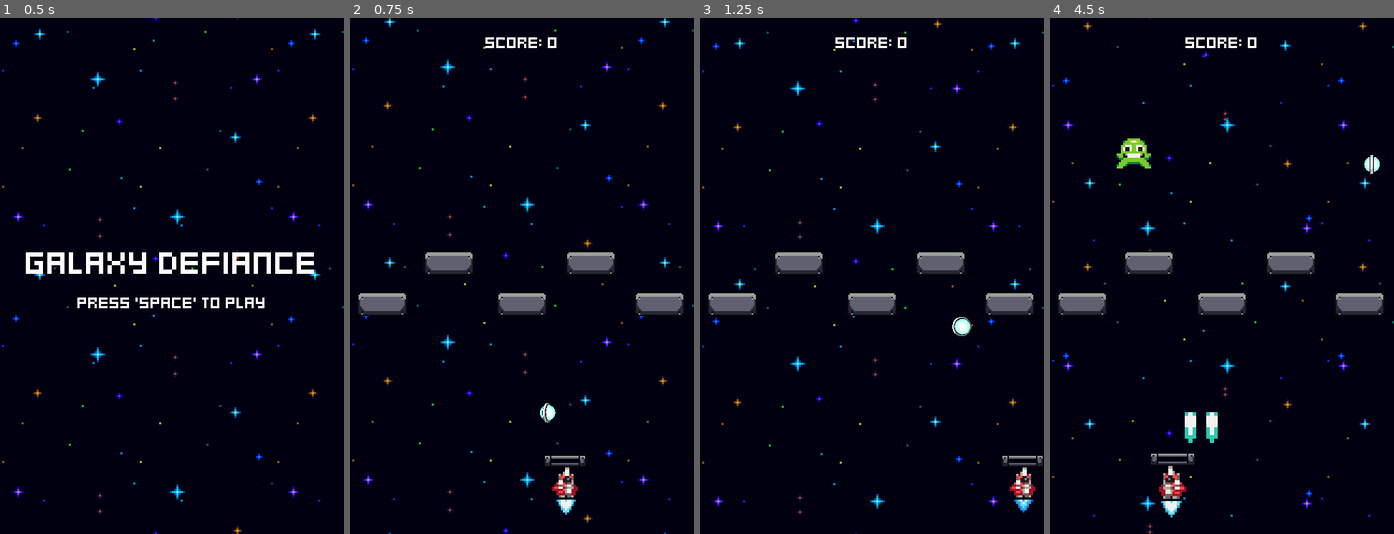
Above: before the commit, frames 1-4 (left to right).
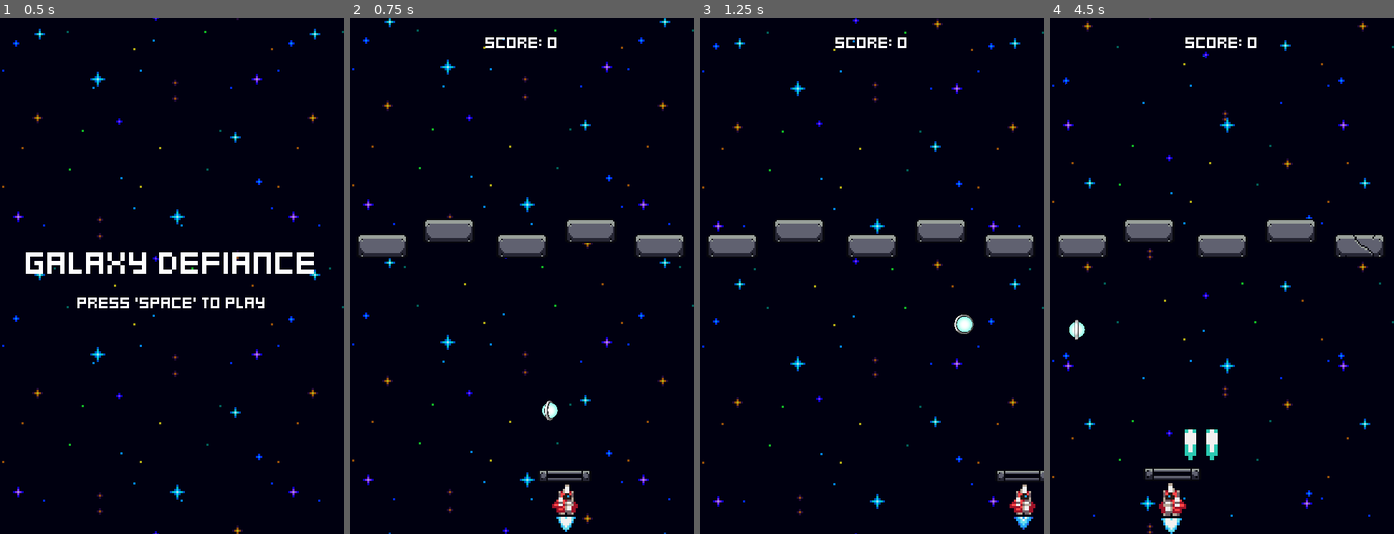
Above: after the commit, the same moments.

Repository: Wilthos/Brick-Break-Space-Shooter-Project
Game: Godot game, scene res://menus/menu.tscn
Two runs of this game, one before a commit and one after it. Both use one fixed random seed, a clock stepped at 60 frames per second and the inputs below.
Inputs:
- Up to frame 1 (0.5 s): no input
- Up to frame 2 (0.75 s): tap Space (Fire) at 0.5 s; hold Right (ui_right) from 0.53 s (still down); tap Enter (ui_accept) at 0.6 s
- Up to frame 3 (1.25 s): keep holding Right (ui_right); tap Enter (ui_accept) at 0.77, 1.07 s
- Up to frame 4 (4.5 s): release Right (ui_right) at 1.28 s; hold Left (ui_left) 1.28-2.03 s; tap Space (Fire) at 1.35, 2.85, 4.35 s; tap Enter (ui_accept) at 1.52, 1.55, 1.82, 2.1, 3.02, 3.05, 3.32, 3.6, 3.77, 4.07 s; hold Right (ui_right) 2.03-3.53 s; hold Left (ui_left) from 3.53 s (still down)

Frame 1 is identical in both runs. In frame 2, 6.6% of the frame differs, in the area x 2-97%, y 38-100%; in frame 3, 6.6%; in frame 4, 7.7%, in the area x 2-97%, y 23-100%.

Commit message:
Upgraded Collision Physics + Minor Changes
Updated physics is now used to bounce the ball off the Bricks and PlayerPaddle. The behavior of the bounce now depends on how far from the center of the brick or paddle the ball hits the center. I also made the paddle a bit bigger.

Diff:
--- /dev/null
+++ b/bricks/blue_brick.gd
@@ -0,0 +1,5 @@
+extends Brick
+
+# Called when the node enters the scene tree for the first time.
+func _ready() -> void:
+	super() # Run everything in the parent _ready() func
--- a/bricks/blue_brick.tscn
+++ b/bricks/blue_brick.tscn
@@ -1,7 +1,10 @@
-[gd_scene load_steps=6 format=3 uid="uid://b5uev8sljra78"]
+[gd_scene load_steps=9 format=3 uid="uid://b5uev8sljra78"]
 
 [ext_resource type="PackedScene" uid="uid://dxiaq4p5nmrcd" path="res://bricks/brick.tscn" id="1_54rut"]
 [ext_resource type="Texture2D" uid="uid://cqjksmmko6vp0" path="res://assets/Bricks/Blue/blue_brick_max.png" id="2_6cx2i"]
+[ext_resource type="Script" path="res://bricks/blue_brick.gd" id="2_roxg2"]
+[ext_resource type="Texture2D" uid="uid://lhpfn2jyugka" path="res://assets/Bricks/Blue/blue_brick_half.png" id="4_t57sl"]
+[ext_resource type="Texture2D" uid="uid://d3fxb6rty70gn" path="res://assets/Bricks/Blue/blue_brick_min.png" id="5_yk8k5"]
 
 [sub_resource type="RectangleShape2D" id="RectangleShape2D_mu5jo"]
 size = Vector2(23.1423, 10.6229)
@@ -10,10 +13,26 @@
 animations = [{
 "frames": [{
 "duration": 1.0,
+"texture": ExtResource("4_t57sl")
+}],
+"loop": false,
+"name": &"half",
+"speed": 5.0
+}, {
+"frames": [{
+"duration": 1.0,
 "texture": ExtResource("2_6cx2i")
 }],
 "loop": false,
-"name": &"default",
+"name": &"max",
+"speed": 5.0
+}, {
+"frames": [{
+"duration": 1.0,
+"texture": ExtResource("5_yk8k5")
+}],
+"loop": true,
+"name": &"min",
 "speed": 5.0
 }]
 
@@ -21,6 +40,7 @@
 size = Vector2(31.6994, 15.1775)
 
 [node name="BlueBrick" instance=ExtResource("1_54rut")]
+script = ExtResource("2_roxg2")
 
 [node name="CollisionShape2D" parent="." index="0"]
 position = Vector2(0.0427699, 0.321397)
@@ -30,6 +50,8 @@
 position = Vector2(0.0526412, 0.342178)
 scale = Vector2(0.743367, 0.757844)
 sprite_frames = SubResource("SpriteFrames_5d2xk")
+animation = &"max"
+autoplay = "max"
 
 [node name="CollisionShape2D" type="CollisionShape2D" parent="HurtboxComponent" index="0"]
 position = Vector2(0.0580235, 0.347831)
--- a/bricks/brick.gd
+++ b/bricks/brick.gd
@@ -1,16 +1,31 @@
 class_name Brick
-extends Node2D
+extends RigidBody2D
 
 @onready var stats_component: StatsComponent = $StatsComponent
 @onready var score_component: ScoreComponent = $ScoreComponent
 @onready var hurtbox_component: HurtboxComponent = $HurtboxComponent
-@onready var scale_component: ScaleComponent = $ScaleComponent
+#@onready var scale_component: ScaleComponent = $ScaleComponent
 @onready var flash_component: FlashComponent = $FlashComponent
 @onready var shake_component: ShakeComponent = $ShakeComponent
 @onready var variable_pitch_audio_stream_player: VariablePitchAudioStreamPlayer = $VariablePitchAudioStreamPlayer
+@onready var animated_sprite_2d: AnimatedSprite2D = $AnimatedSprite2D
+@onready var collision_shape_2d: CollisionShape2D = $CollisionShape2D
 
 
+var max_brick_health_flag = true
+var max_brick_health = 0
+
 func _ready() -> void:
+	# Get Max Health of the Brick and store for brick status textures
+	#print_debug(max_brick_health_flag)
+	#print_debug(max_brick_health)
+	if stats_component:
+		max_brick_health = stats_component.health
+		max_brick_health_flag = false
+		# this should only run once
+	#print_debug(max_brick_health_flag)
+	#print_debug(max_brick_health)
+
 	stats_component.no_health.connect(func():
 		score_component.adjust_score()
 		)
@@ -22,3 +37,19 @@
 		variable_pitch_audio_stream_player.play_with_variance()
 		#print("Green Enemy Health: ", stats_component.health)
 	)
+
+
+func _process(delta: float) -> void:
+	# Change the way a brick will look depending on its health levels
+	if ((stats_component.health/max_brick_health) <= (2./3.) && (stats_component.health/max_brick_health) > (1./3.)):
+		animated_sprite_2d.play("half")
+	elif (stats_component.health/max_brick_health) <= (1./3.):
+		animated_sprite_2d.play("min")
+
+
+func get_size():
+	print(collision_shape_2d.shape.get_rect().size)
+	return collision_shape_2d.shape.get_rect().size
+
+func get_width():
+	return get_size().x
--- a/bricks/brick.tscn
+++ b/bricks/brick.tscn
@@ -36,7 +36,7 @@
 
 [node name="StatsComponent" type="Node" parent="."]
 script = ExtResource("4_4nwio")
-health = 3
+health = 3.0
 
 [node name="FlashComponent" type="Node" parent="." node_paths=PackedStringArray("sprite")]
 script = ExtResource("6_veu71")
--- a/components/stats_component.gd
+++ b/components/stats_component.gd
@@ -3,7 +3,7 @@
 extends Node
 
 # Create the health variable and connect a setter
-@export var health: int = 1:
+@export var health: float = 1:
 	set(value):
 		health = value
 
--- a/default_bus_layout.tres
+++ b/default_bus_layout.tres
@@ -4,7 +4,7 @@
 bus/0/volume_db = -10.0692
 bus/1/name = &"Music"
 bus/1/solo = false
-bus/1/mute = false
+bus/1/mute = true
 bus/1/bypass_fx = false
 bus/1/volume_db = 0.0
 bus/1/send = &"Master"
--- a/enemies/enemy_generator.gd
+++ b/enemies/enemy_generator.gd
@@ -18,14 +18,14 @@
 
 # Called when the node enters the scene tree for the first time.
 func _ready() -> void:
-	green_enemy_spawn_timer.timeout.connect(handle_spawn.bind(GreenEnemyScene,green_enemy_spawn_timer))
-	yellow_enemy_spawn_timer.timeout.connect(handle_spawn.bind(YellowEnemyScene,yellow_enemy_spawn_timer,5.0))
-	pink_enemy_spawn_timer.timeout.connect(handle_spawn.bind(PinkEnemyScene,pink_enemy_spawn_timer,10.0))
+	#green_enemy_spawn_timer.timeout.connect(handle_spawn.bind(GreenEnemyScene,green_enemy_spawn_timer))
+	#yellow_enemy_spawn_timer.timeout.connect(handle_spawn.bind(YellowEnemyScene,yellow_enemy_spawn_timer,5.0))
+	#pink_enemy_spawn_timer.timeout.connect(handle_spawn.bind(PinkEnemyScene,pink_enemy_spawn_timer,10.0))
 
 	game_stats.score_changed.connect(func(new_score: int):
-		if new_score > 10:
+		if new_score > 100:
 			yellow_enemy_spawn_timer.process_mode = Node.PROCESS_MODE_INHERIT
-		if new_score > 50:
+		if new_score > 500:
 			pink_enemy_spawn_timer.process_mode = Node.PROCESS_MODE_INHERIT
 		)
 
--- a/enemies/enemy_generator.tscn
+++ b/enemies/enemy_generator.tscn
@@ -18,13 +18,13 @@
 script = ExtResource("2_h172f")
 
 [node name="GreenEnemySpawnTimer" type="Timer" parent="."]
-wait_time = 2.0
+wait_time = 4.0
 one_shot = true
 autostart = true
 
 [node name="YellowEnemySpawnTimer" type="Timer" parent="."]
 process_mode = 4
-wait_time = 5.0
+wait_time = 6.0
 one_shot = true
 autostart = true
 
--- a/enemies/green_enemy.tscn
+++ b/enemies/green_enemy.tscn
@@ -47,7 +47,7 @@
 frame_progress = 0.70299
 
 [node name="StatsComponent" parent="." index="1"]
-health = 3
+health = 3.0
 
 [node name="MoveComponent" parent="." index="2"]
 velocity = Vector2(0, 40)
--- a/enemies/yellow_enemy.tscn
+++ b/enemies/yellow_enemy.tscn
@@ -42,7 +42,7 @@
 frame_progress = 0.148763
 
 [node name="StatsComponent" parent="." index="1"]
-health = 6
+health = 6.0
 
 [node name="MoveComponent" parent="." index="2"]
 velocity = Vector2(0, 10)
--- a/player_ball/player_ball.gd
+++ b/player_ball/player_ball.gd
@@ -1,8 +1,15 @@
 class_name PlayerBall
 extends CharacterBody2D
 
+
+const VELOCITY_LIMIT = 50
+
 @export var ball_speed = 50
-@onready var player_paddle: PlayerPaddle = $Anchor/PlayerPaddle
+@export var speed_multiplier = 1.0
+
+var last_collider_id
+
+#@onready var player_paddle: PlayerPaddle = $Anchor/PlayerPaddle
 @onready var collision_shape_2d: CollisionShape2D = $CollisionShape2D
 @onready var visible_on_screen_notifier_2d: VisibleOnScreenNotifier2D = $VisibleOnScreenNotifier2D
 @onready var hurtbox_component: HurtboxComponent = $HurtboxComponent
@@ -25,9 +32,66 @@
 
 func _physics_process(delta):
 	var collision = move_and_collide(move_component.velocity * delta)
+
 	if(!collision):
 		return
 
-	#print_debug("v before ",velocity)
-	move_component.velocity = move_component.velocity.bounce(collision.get_normal())
-	#print_debug("v After ", velocity)
+	var collider = collision.get_collider()
+
+	#if (collider is Brick):
+	if (collider is Brick or collider is PlayerPaddle):
+		print_debug("Velocity Before: ", move_component.velocity)
+		ball_collision(collider)
+		print_debug("Velocity After: ", move_component.velocity)
+	else:
+		move_component.velocity = move_component.velocity.bounce(collision.get_normal())
+
+
+func ball_collision(collider):
+	print("Collider: ", collider)
+	#var ball_width = collision_shape_2d.shape.get_rect().size.x
+	var ball_center_x = global_position.x
+	var collider_width = collider.get_width()
+	var collider_center_x = collider.global_position.x
+
+	var velocity_xy = move_component.velocity.length()
+
+	print_debug("velocity_xy: ",velocity_xy)
+	print_debug("collider_width: ",collider_width)
+	print_debug("collider_center_x: ", collider_center_x)
+	print_debug("ball_center_x: ", ball_center_x)
+
+#	 // Calculate the position of the ball relative to the center of
+#	// the paddle, and express this as a number between -1 and +1.
+#	// (Note: collisions at the ends of the paddle may exceed this
+#	// range, but that is fine.)
+	var collision_x = ((ball_center_x - (collider_center_x)) / (collider_width / 2))
+	print_debug("collision_x: ", collision_x)
+
+	var new_velocity = Vector2(0,0)
+
+#	  // Let the new X speed be proportional to the ball position on
+#	// the paddle.  Also make it relative to the original speed and
+#	// limit it by the influence factor defined above.
+	new_velocity.x = velocity_xy * collision_x
+
+	if collider.get_rid() == last_collider_id && collider is Brick:
+		print_debug(new_velocity.x)
+		new_velocity.x = new_velocity.rotated(randf_range(-45, 45)).x * 10
+		print_debug(new_velocity.x)
+	else:
+		last_collider_id = collider.get_rid()
+
+# // Finally, based on the new X speed, calculate the new Y speed
+#    // such that the new overall speed is the same as the old.  This
+#    // is another application of the Pythagorean theorem.  The new
+#    // Y speed will always be nonzero as long as the X speed is less
+#    // than the original overall speed.
+
+	#print_debug(velocity_xy)
+	#print_debug(new_velocity.x)
+	new_velocity.y = sqrt(absf(velocity_xy*velocity_xy - new_velocity.x * new_velocity.x)) * (-1 if move_component.velocity.y > 0 else 1)
+	print_debug("new_velocity.y: ",new_velocity.y)
+	#var speed_multiplier = speed_up_factor if collider is Paddle else 1
+	move_component.velocity = (new_velocity *  speed_multiplier).limit_length(VELOCITY_LIMIT)
+	#print(velocity)
--- a/player_ball/player_ball.tscn
+++ b/player_ball/player_ball.tscn
@@ -72,7 +72,7 @@
 
 [node name="StatsComponent" type="Node" parent="."]
 script = ExtResource("8_dap8g")
-health = 3
+health = 3.0
 
 [node name="MoveComponent" type="Node" parent="." node_paths=PackedStringArray("actor")]
 script = ExtResource("9_61d6u")
--- a/player_paddle/player_paddle.gd
+++ b/player_paddle/player_paddle.gd
@@ -1,2 +1,11 @@
 class_name PlayerPaddle
 extends CharacterBody2D
+
+@onready var collision_shape_2d: CollisionShape2D = $CollisionShape2D
+
+
+func get_size():
+	return collision_shape_2d.shape.get_rect().size
+
+func get_width():
+	return get_size().x
--- a/player_paddle/player_paddle.tscn
+++ b/player_paddle/player_paddle.tscn
@@ -4,7 +4,7 @@
 [ext_resource type="Texture2D" uid="uid://bqca3kev2jp8c" path="res://assets/Brick_Breaker_Assets/gray_paddle.png" id="1_fcb1o"]
 
 [sub_resource type="RectangleShape2D" id="RectangleShape2D_kn7xc"]
-size = Vector2(20, 6)
+size = Vector2(24.712, 6)
 
 [node name="PlayerPaddle" type="CharacterBody2D"]
 collision_layer = 16
@@ -12,9 +12,10 @@
 script = ExtResource("1_cglaa")
 
 [node name="Sprite2D" type="Sprite2D" parent="."]
-position = Vector2(4.76837e-07, -2.58287e-07)
-scale = Vector2(0.625, 0.666667)
+position = Vector2(-0.159097, 0)
+scale = Vector2(0.772117, 0.6611)
 texture = ExtResource("1_fcb1o")
 
 [node name="CollisionShape2D" type="CollisionShape2D" parent="."]
+position = Vector2(-0.164715, 0)
 shape = SubResource("RectangleShape2D_kn7xc")
--- a/player_ship/ship.tscn
+++ b/player_ship/ship.tscn
@@ -124,11 +124,11 @@
 [node name="Anchor" type="Node2D" parent="."]
 
 [node name="PlayerPaddle" parent="Anchor" instance=ExtResource("18_yl1cc")]
-position = Vector2(0, -10)
+position = Vector2(0, -11)
 
 [node name="AnimatedSprite2D" type="AnimatedSprite2D" parent="Anchor"]
 sprite_frames = SubResource("SpriteFrames_8kb2e")
-animation = &"center"
+animation = &"bank_left"
 autoplay = "center"
 
 [node name="FlameAnimatedSprite" type="AnimatedSprite2D" parent="Anchor"]
--- a/world.tscn
+++ b/world.tscn
@@ -18,7 +18,7 @@
 game_stats = ExtResource("2_nkat3")
 
 [node name="Ship" parent="." instance=ExtResource("1_u6n25")]
-position = Vector2(80, 216)
+position = Vector2(80, 224)
 
 [node name="SpaceBackground" parent="." instance=ExtResource("2_wswaa")]
 
@@ -33,7 +33,7 @@
 vertical_alignment = 1
 
 [node name="PlayerBall" parent="." instance=ExtResource("7_umxke")]
-position = Vector2(80, 194)
+position = Vector2(80, 199)
 
 [node name="HitboxComponent" type="Area2D" parent="."]
 collision_layer = 0
@@ -45,16 +45,16 @@
 shape = SubResource("RectangleShape2D_uqhio")
 
 [node name="BlueBrick" parent="." instance=ExtResource("9_3bhrl")]
-position = Vector2(15, 133)
+position = Vector2(15, 106)
 
 [node name="BlueBrick2" parent="." instance=ExtResource("9_3bhrl")]
-position = Vector2(46, 114)
+position = Vector2(46, 99)
 
 [node name="BlueBrick3" parent="." instance=ExtResource("9_3bhrl")]
-position = Vector2(80, 133)
+position = Vector2(80, 106)
 
 [node name="BlueBrick4" parent="." instance=ExtResource("9_3bhrl")]
-position = Vector2(112, 114)
+position = Vector2(112, 99)
 
 [node name="BlueBrick5" parent="." instance=ExtResource("9_3bhrl")]
-position = Vector2(144, 133)
+position = Vector2(144, 106)
